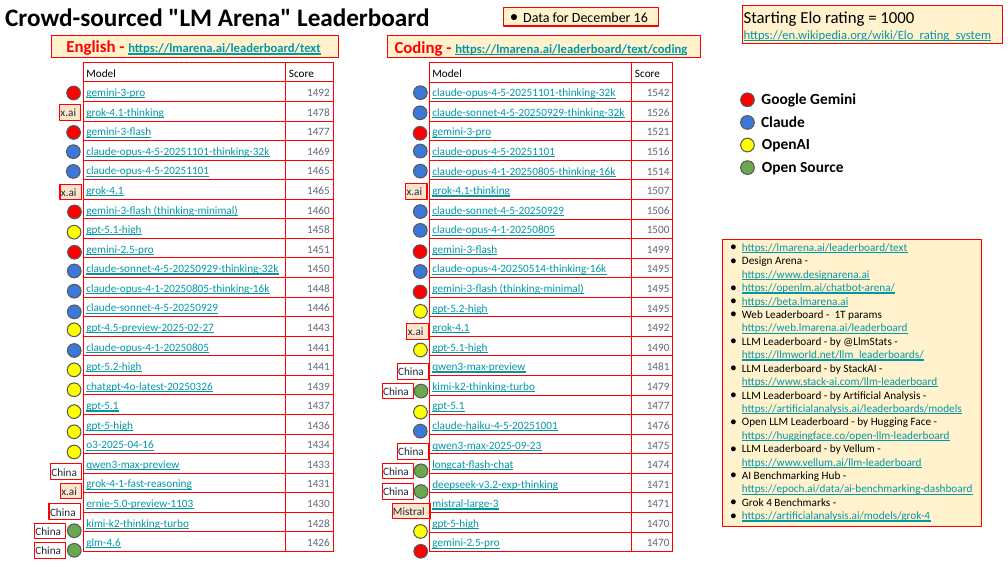
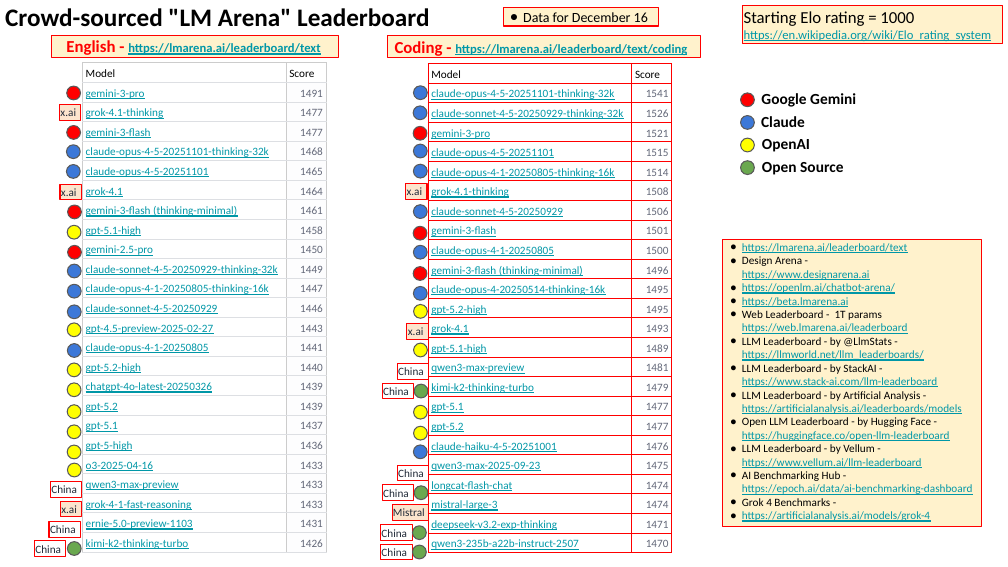
Before and after one commit to lselector/seminar, a slide deck: slide 2 of 2025/2025-12-19-AI-Updates.pptx. Drawn at 1008x567 pixels with LibreOffice and Linux fonts; fonts in the diff are those of the drawing. Boxes give left, top, right and bottom in pixels: in the first picture for what was removed or moved away, otherwise in the second. Text is boxed around its words. In the diff, an @@ line names an element or a change of style, - is before the commit and + after.

```diff
--- a/2025/2025-12-19-AI-Updates.pptx
+++ b/2025/2025-12-19-AI-Updates.pptx
@@ table at bbox=[83, 62, 327, 553] @@
-row 2, column 2: 1492
+row 2, column 2: 1491
-row 3, column 2: 1478
+row 3, column 2: 1477
-row 5, column 2: 1469
+row 5, column 2: 1468
-row 7, column 2: 1465
+row 7, column 2: 1464
-row 8, column 2: 1460
+row 8, column 2: 1461
-row 10, column 2: 1451
+row 10, column 2: 1450
-row 11, column 2: 1450
+row 11, column 2: 1449
-row 12, column 2: 1448
+row 12, column 2: 1447
-row 16, column 2: 1441
+row 16, column 2: 1440
+row 18: gpt-5.2 | 1439
-row 21, column 2: 1434
+row 21, column 2: 1433
-row 22: grok-4-1-fast-reasoning | 1431
-row 23: ernie-5.0-preview-1103 | 1430
-row 24: kimi-k2-thinking-turbo | 1428
-row 25: glm-4.6 | 1426
+row 23: grok-4-1-fast-reasoning | 1433
+row 24: ernie-5.0-preview-1103 | 1431
+row 25: kimi-k2-thinking-turbo | 1426
@@ fill none to #FDFDFE in 24 cells @@
@@ borders changed @@
@@ table: place and size @@
-table at bbox=[83, 62, 333, 552]
+table at bbox=[83, 62, 327, 553]
@@ table at bbox=[428, 64, 672, 554] @@
-row 2, column 2: 1542
+row 2, column 2: 1541
-row 5, column 2: 1516
+row 5, column 2: 1515
-row 7, column 2: 1507
+row 7, column 2: 1508
+row 9: gemini-3-flash | 1501
-row 11, column 1: gemini-3-flash
+row 11, column 1: gemini-3-flash (thinking-minimal)
-row 11, column 2: 1499
+row 11, column 2: 1496
-row 12: gemini-3-flash (thinking-minimal) | 1495
-row 14, column 2: 1492
+row 14, column 2: 1493
-row 15, column 2: 1490
+row 15, column 2: 1489
+row 19: gpt-5.2 | 1477
+row 23: mistral-large-3 | 1474
-row 23: mistral-large-3 | 1471
-row 24: gpt-5-high | 1470
-row 25: gemini-2.5-pro | 1470
+row 25: qwen3-235b-a22b-instruct-2507 | 1470
@@ fill none to #FFFFFF in 26 cells @@
@@ fill #FDFDFE to #FFFFFF in 24 cells @@
@@ 3 ellipses: place and size @@
-3 ellipses at bbox=[413, 245, 427, 299]
+3 ellipses at bbox=[413, 227, 427, 281]
@@ ellipse: place and size @@
-ellipse at bbox=[413, 224, 427, 238]
+ellipse at bbox=[413, 286, 427, 300]
@@ ellipse: place and size @@
-ellipse at bbox=[413, 424, 427, 438]
+ellipse at bbox=[413, 445, 427, 459]
@@ ellipse: place and size @@
-ellipse at bbox=[413, 524, 427, 538]
+ellipse at bbox=[413, 426, 427, 440]
@@ ellipse: place and size @@
-ellipse at bbox=[68, 524, 82, 538]
+ellipse at bbox=[68, 463, 82, 477]
@@ ellipse at bbox=[68, 463, 82, 477]: fill #6AA84F to #FFFF00 @@
@@ rectangle "China": place and size @@
-rectangle "China" at bbox=[382, 463, 413, 478]
+rectangle "China" at bbox=[397, 466, 429, 481]
@@ rectangle "China": place and size @@
-rectangle "China" at bbox=[50, 464, 82, 479]
+rectangle "China" at bbox=[50, 482, 82, 497]
@@ rectangle "x.ai": place and size @@
-rectangle "x.ai" at bbox=[60, 484, 82, 499]
+rectangle "x.ai" at bbox=[60, 501, 82, 516]
@@ rectangle "China": place and size @@
-rectangle "China" at bbox=[34, 523, 66, 538]
+rectangle "China" at bbox=[49, 522, 81, 537]
@@ rectangle "China": place and size @@
-rectangle "China" at bbox=[397, 444, 429, 459]
+rectangle "China" at bbox=[380, 525, 411, 540]
@@ ellipse: place and size @@
-ellipse at bbox=[414, 464, 428, 478]
+ellipse at bbox=[412, 526, 426, 540]
@@ rectangle "China": place and size @@
-rectangle "China" at bbox=[49, 504, 81, 519]
+rectangle "China" at bbox=[380, 544, 411, 559]
@@ ellipse at bbox=[412, 545, 426, 559]: fill #FF0000 to #6AA84F @@
```
Also in this commit, not shown: 13 other slides changed, 1 slide added.
